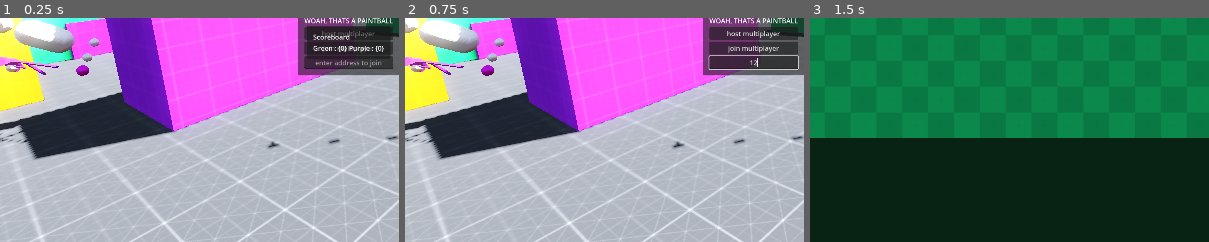
Above: before the commit, frames 1-3 (left to right).
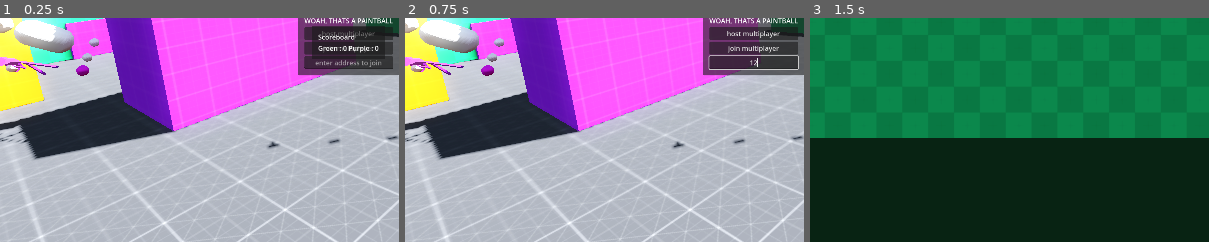
Above: after the commit, the same moments.

Repository: Monkeytonk115/godot-paintball
Game: Godot game, scene res://scenes/main.tscn
Two runs of this game, one before a commit and one after it. Both use one fixed random seed, a clock stepped at 60 frames per second and the inputs below.
Inputs (mouse positions are % of the whole screen's width and height, from its top left):
- Up to frame 1 (0.25 s): no input
- Up to frame 2 (0.75 s): click (50, 54) at 0.52 s; type "12" at 0.6 s
- Up to frame 3 (1.5 s): click "host multiplayer" at 1.25 s
The pictures show only the part of the screen within x 6-56%, y 45-94%; the shares and areas given below are measured in that part.

The runs differ from the first frame. In frame 1, 0.5% of the frame differs, in the area x 76-98%, y 3-17%; in frame 2, nothing differs; in frame 3, nothing differs.

Commit message:
fix format strings

Diff:
--- a/scenes/score_board.gd
+++ b/scenes/score_board.gd
@@ -12,12 +12,12 @@
 		if x:
 			var score = PlayerData.get_player_score(peer_id)
 			green_score += score
-			x.text = "{1} {2}".format([PlayerData.get_player_name(peer_id), PlayerData.get_player_score(peer_id)])
+			x.text = "{0} {1}".format([PlayerData.get_player_name(peer_id), PlayerData.get_player_score(peer_id)])
 		else:
 			var y = Label.new()
 			y.set_name(str(peer_id))
 			$PanelContainer/MarginContainer/VBoxContainer/GridContainer/GreenScore.add_child(y)
-	$PanelContainer/MarginContainer/VBoxContainer/GridContainer/GreenScore/Label.text = "Green : {0}".format(green_score)
+	$PanelContainer/MarginContainer/VBoxContainer/GridContainer/GreenScore/Label.text = "Green : {0}".format([green_score])
 
 	var purple_score = 0
 	for peer_id in Team.get_players(Team.PURPLE):
@@ -25,9 +25,9 @@
 		if x:
 			var score = PlayerData.get_player_score(peer_id)
 			purple_score += score
-			x.text = "{1} {2}".format([PlayerData.get_player_name(peer_id), score])
+			x.text = "{0} {1}".format([PlayerData.get_player_name(peer_id), score])
 		else:
 			var y = Label.new()
 			y.set_name(str(peer_id))
 			$PanelContainer/MarginContainer/VBoxContainer/GridContainer/PurpleScore.add_child(y)
-	$PanelContainer/MarginContainer/VBoxContainer/GridContainer/PurpleScore/Label.text = "Purple : {0}".format(purple_score)
+	$PanelContainer/MarginContainer/VBoxContainer/GridContainer/PurpleScore/Label.text = "Purple : {0}".format([purple_score])
